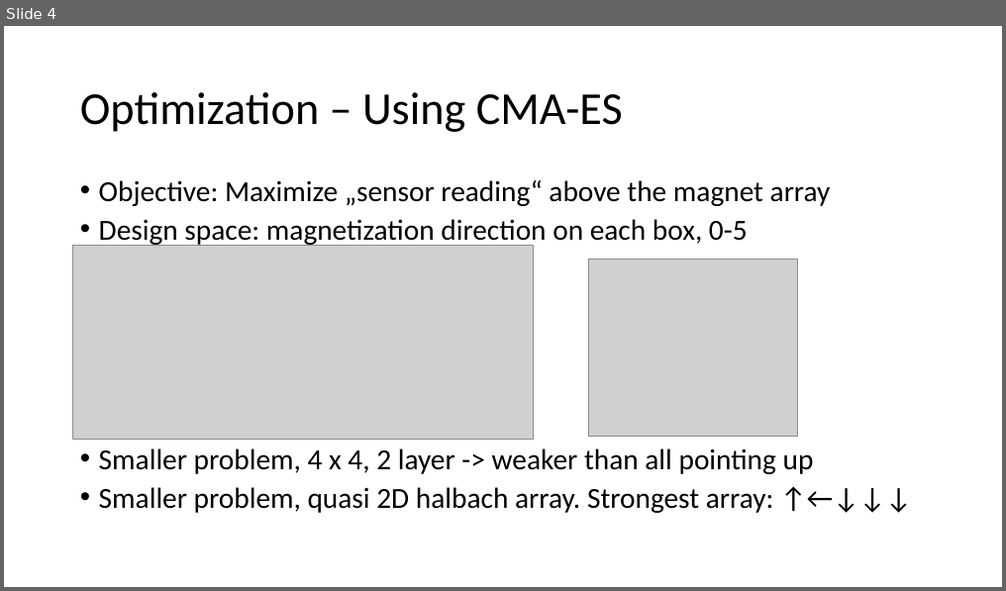
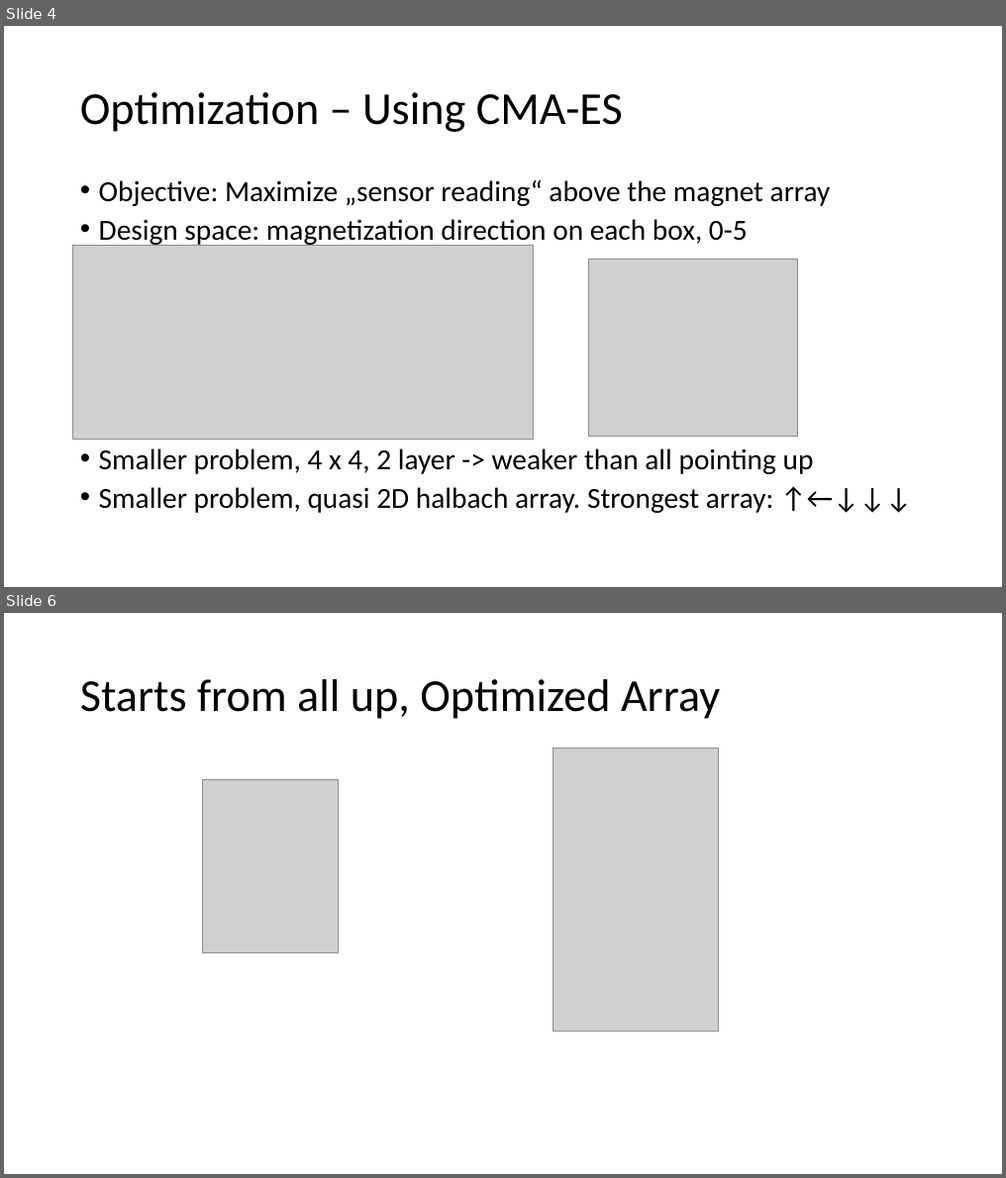
Before and after one commit to dots26/magnet, a slide deck: cedric_12jan.pptx. Shown one above the other, each under a label of ours: slide 4 before the commit, slides 4 and 6 after it; the slides between them are not shown. The pictures are 1006x591 and 1006x1178 pixels, drawn with LibreOffice and Linux fonts; fonts in the diff are those of the drawing; grey boxes stand for pictures. Boxes give left, top, right and bottom in pixels: in the first picture for what was removed or moved away, otherwise in the second. Text is boxed around its words. In the diff, an @@ line names an element or a change of style, - is before the commit and + after.

```diff
--- a/cedric_12jan.pptx
+++ b/cedric_12jan.pptx
@@ slide 6 added at (x1=4, y1=613, x2=1002, y2=1174), background #FFFFFF @@
@@ title added at (x1=80, y1=679, x2=720, y2=719), 44 pt, text #000000 @@
+Starts from all up, Optimized Array
@@ picture added at (x1=552, y1=748, x2=718, y2=1032) @@
@@ picture added at (x1=202, y1=779, x2=338, y2=953) @@
```
Also in this commit, not shown: 3 slides changed, 2 other slides added, 8 other files.
